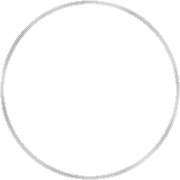
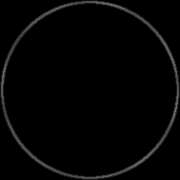
Two versions of the same layered image (180×180). Layer-by-layer changes:
renamed "New Layer" to "Pasted Layer", painted on it over [0, 0, 180, 180]
painted on "Background" over [0, 0, 180, 180]
